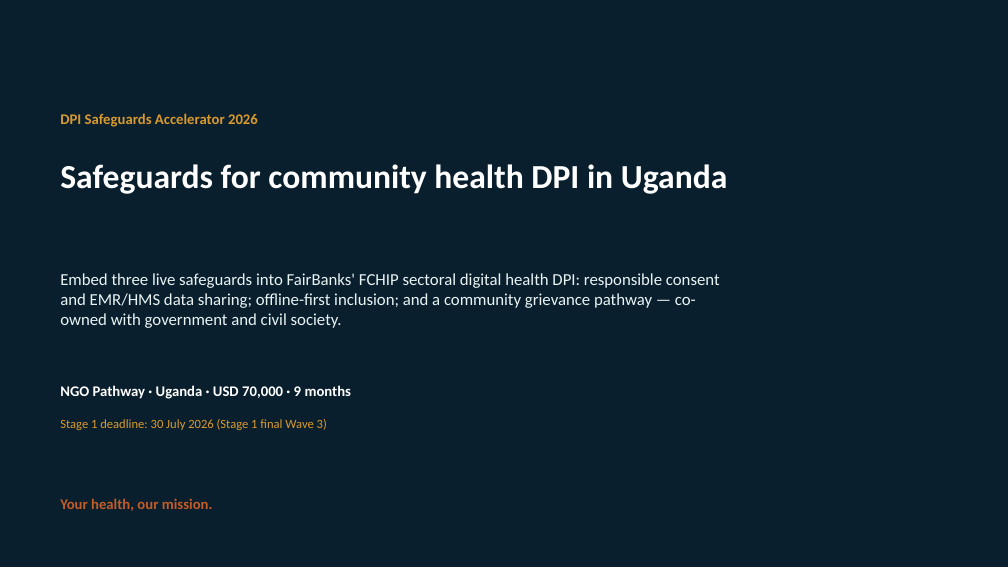
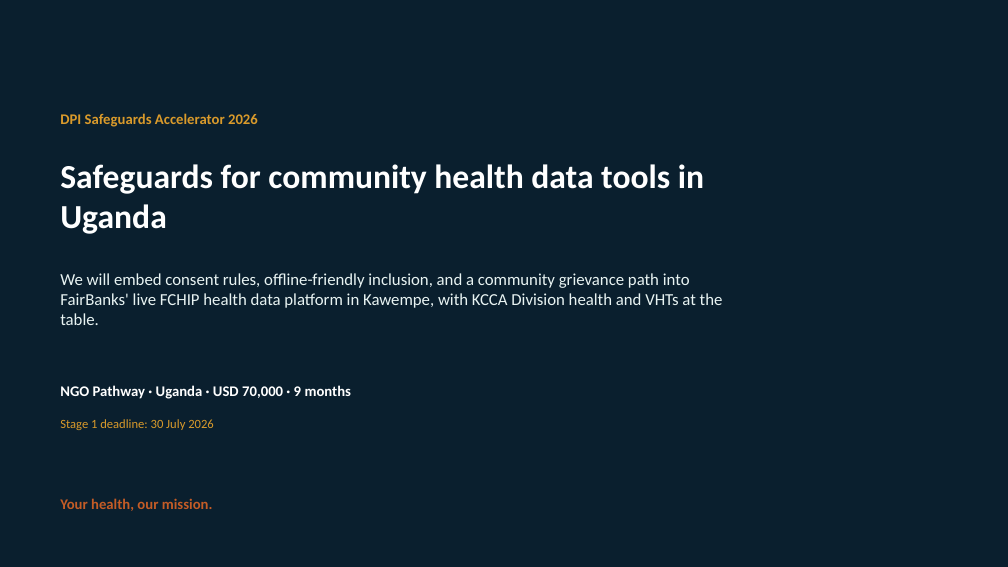
Before and after one commit to WASSWA2624/fairbanks, a slide deck: slide 1 of applications/dpi-safeguards/documents/dpi-safeguards_ppt.pptx. Drawn at 1008x567 pixels with LibreOffice and Linux fonts; fonts in the diff are those of the drawing; background and template pictures are left out; a plain dark background stands for a picture behind light text. Boxes give left, top, right and bottom in pixels: in the first picture for what was removed or moved away, otherwise in the second. Text is boxed around its words. In the diff, an @@ line names an element or a change of style, - is before the commit and + after.

```diff
--- a/applications/dpi-safeguards/documents/dpi-safeguards_ppt.pptx
+++ b/applications/dpi-safeguards/documents/dpi-safeguards_ppt.pptx
@@ text at (x1=60, y1=164, x2=704, y2=234): text changed @@
-Safeguards for community health DPI in Uganda
+Safeguards for community health data tools in Uganda
@@ text at (x1=60, y1=273, x2=723, y2=325): text changed @@
-Embed three live safeguards into FairBanks' FCHIP sectoral digital health DPI: responsible consent and EMR/HMS data sharing; offline-first inclusion; and a community grievance pathway — co-owned with government and civil society.
+We will embed consent rules, offline-friendly inclusion, and a community grievance path into FairBanks' live FCHIP health data platform in Kawempe, with KCCA Division health and VHTs at the table.
@@ text at (x1=60, y1=419, x2=214, y2=430): text changed @@
-Stage 1 deadline: 30 July 2026 (Stage 1 final Wave 3)
+Stage 1 deadline: 30 July 2026
```
Also in this commit, not shown: 4 other slides changed, 5 other files.
